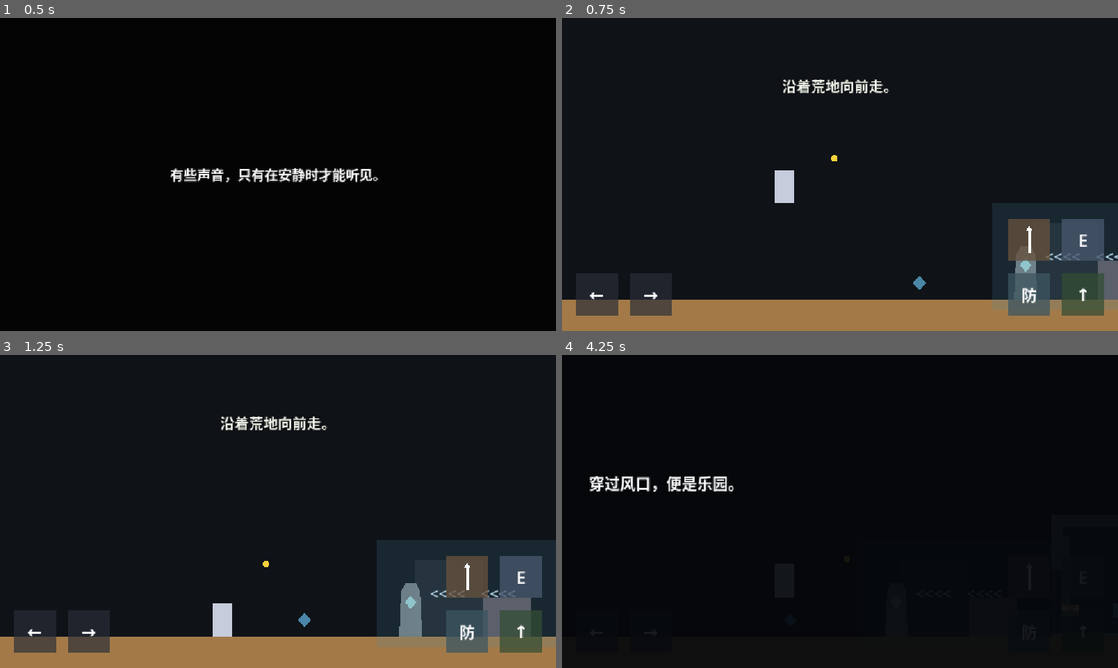
Above: before the commit, frames 1-4 (two rows, left to right).
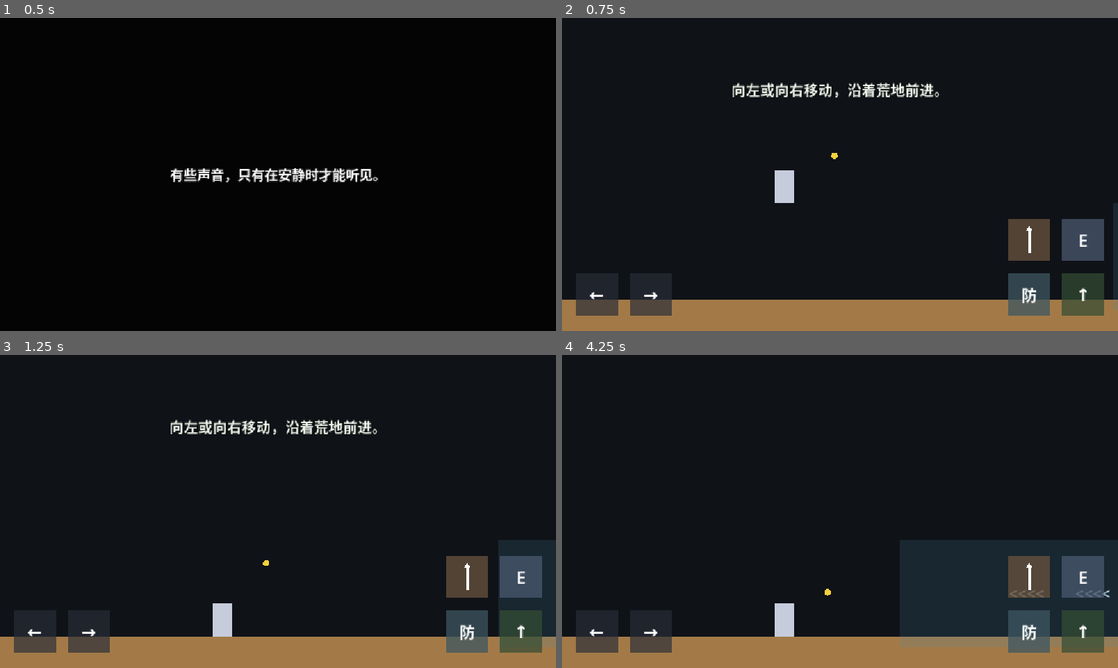
Above: after the commit, the same moments.

Repository: wenshuchuan0101-lab/A-Gift-for-the-land
Game: Godot game, scene res://Opening.tscn
Two runs of this game, one before a commit and one after it. Both use one fixed random seed, a clock stepped at 60 frames per second and the inputs below.
Inputs (mouse positions are in pixels of both pictures, inside the frame that each line leads up to):
- Up to frame 1 (0.5 s): no input
- Up to frame 2 (0.75 s): tap Enter at 0.5 s; move the mouse to (962, 158) at 0.52 s; hold D (move_right) from 0.53 s (still down); tap Q (anchor) at 0.6 s; click (962, 158) at 0.67 s
- Up to frame 3 (1.25 s): keep holding D (move_right); tap Space (jump) at 0.77 s
- Up to frame 4 (4.25 s): move the mouse to (728, 527) at 1.27 s; tap Shift (defend) at 1.35 s; tap Space (jump) at 1.52, 3.02, 3.77 s; move the mouse to (895, 442) at 2.02 s; release D (move_right) at 2.03 s; hold A (move_left) 2.03-2.78 s; tap E (interact) at 2.1 s; move the mouse to (812, 574) at 2.77 s; hold D (move_right) from 2.78 s (still down); tap Q (anchor) at 2.85 s; click (812, 574) at 2.92 s; move the mouse to (1006, 558) at 3.52 s; hold Shift (defend) from 3.53 s (still down)

Frame 1 is identical in both runs. In frame 2, 5.3% of the frame differs, in the area x 30-100%, y 19-90%; in frame 3, 6.8%; in frame 4, 24%, in the area x 0-100%, y 38-100%.

Commit message:
优化第一章前半段教学节奏

Diff:
--- a/Demo_Level.tscn
+++ b/Demo_Level.tscn
@@ -12,7 +12,7 @@
 [ext_resource type="Script" path="res://level_flow_controller.gd" id="10_level_flow"]
 
 [sub_resource type="RectangleShape2D" id="RectangleShape2D_ground"]
-size = Vector2(4400, 80)
+size = Vector2(11000, 80)
 
 [sub_resource type="RectangleShape2D" id="RectangleShape2D_mobile_button"]
 size = Vector2(88, 88)
@@ -52,7 +52,7 @@
 shape = SubResource("RectangleShape2D_ground")
 
 [node name="GroundVisual" type="Polygon2D" parent="Ground"]
-polygon = PackedVector2Array(-2200, -40, 2200, -40, 2200, 40, -2200, 40)
+polygon = PackedVector2Array(-5500, -40, 5500, -40, 5500, 40, -5500, 40)
 color = Color(0.64, 0.48, 0.28, 1)
 
 [node name="PlayerSpawn" type="Marker2D" parent="."]
@@ -61,7 +61,7 @@
 [node name="Player" parent="PlayerSpawn" instance=ExtResource("1_player")]
 
 [node name="SeedTarget" type="Marker2D" parent="."]
-position = Vector2(2420, 525)
+position = Vector2(5350, 525)
 
 [node name="Visual" type="Polygon2D" parent="SeedTarget"]
 polygon = PackedVector2Array(0, -10, 10, 0, 0, 10, -10, 0)
@@ -82,22 +82,22 @@
 wind_zone_path = NodePath("../../WindZone")
 
 [node name="GrassGrid01" parent="GrassArea" instance=ExtResource("7_grass_grid")]
-position = Vector2(2070, 548)
+position = Vector2(5000, 548)
 seed_path = NodePath("../../Seed")
 energy_reward = 20.0
 
 [node name="GrassGrid02" parent="GrassArea" instance=ExtResource("7_grass_grid")]
-position = Vector2(2220, 548)
+position = Vector2(5150, 548)
 seed_path = NodePath("../../Seed")
 energy_reward = 20.0
 
 [node name="GrassGrid03" parent="GrassArea" instance=ExtResource("7_grass_grid")]
-position = Vector2(2370, 548)
+position = Vector2(5300, 548)
 seed_path = NodePath("../../Seed")
 energy_reward = 20.0
 
 [node name="MapPoint" type="Area2D" parent="."]
-position = Vector2(900, 525)
+position = Vector2(2750, 525)
 collision_layer = 0
 collision_mask = 1
 monitoring = true
@@ -113,24 +113,24 @@
 color = Color(0.32, 0.58, 0.72, 0.9)
 
 [node name="TotemMemory" parent="." instance=ExtResource("8_totem_memory")]
-position = Vector2(1120, 560)
+position = Vector2(2500, 560)
 player_path = NodePath("../PlayerSpawn/Player")
 mobile_controls_path = NodePath("../MobileControls")
 memory_duration = 4.0
 
 [node name="WindZone" parent="." instance=ExtResource("4_wind_zone")]
-position = Vector2(1250, 470)
+position = Vector2(1700, 470)
 
 [node name="RockCover" parent="." instance=ExtResource("5_rock_cover")]
-position = Vector2(1320, 520)
+position = Vector2(2000, 520)
 
 [node name="AbandonedHouse" parent="." instance=ExtResource("6_abandoned_house")]
-position = Vector2(1700, 560)
+position = Vector2(3400, 560)
 
 [node name="StageTriggers" type="Node2D" parent="."]
 
 [node name="WindStageTrigger" type="Area2D" parent="StageTriggers"]
-position = Vector2(1050, 470)
+position = Vector2(1340, 470)
 collision_layer = 0
 collision_mask = 1
 monitoring = true
@@ -138,31 +138,41 @@
 [node name="CollisionShape2D" type="CollisionShape2D" parent="StageTriggers/WindStageTrigger"]
 shape = SubResource("RectangleShape2D_stage_trigger")
 
-[node name="HouseStageTrigger" type="Area2D" parent="StageTriggers"]
-position = Vector2(1480, 470)
+[node name="ShelterStageTrigger" type="Area2D" parent="StageTriggers"]
+position = Vector2(1910, 470)
 collision_layer = 0
 collision_mask = 1
 monitoring = true
 
-[node name="CollisionShape2D" type="CollisionShape2D" parent="StageTriggers/HouseStageTrigger"]
+[node name="CollisionShape2D" type="CollisionShape2D" parent="StageTriggers/ShelterStageTrigger"]
 shape = SubResource("RectangleShape2D_stage_trigger")
 
-[node name="GrassStageTrigger" type="Area2D" parent="StageTriggers"]
-position = Vector2(2040, 470)
+[node name="ToolsStageTrigger" type="Area2D" parent="StageTriggers"]
+position = Vector2(3200, 470)
 collision_layer = 0
 collision_mask = 1
 monitoring = true
 
-[node name="CollisionShape2D" type="CollisionShape2D" parent="StageTriggers/GrassStageTrigger"]
+[node name="CollisionShape2D" type="CollisionShape2D" parent="StageTriggers/ToolsStageTrigger"]
+shape = SubResource("RectangleShape2D_stage_trigger")
+
+[node name="RepairStageTrigger" type="Area2D" parent="StageTriggers"]
+position = Vector2(4110, 470)
+collision_layer = 0
+collision_mask = 1
+monitoring = true
+
+[node name="CollisionShape2D" type="CollisionShape2D" parent="StageTriggers/RepairStageTrigger"]
 shape = SubResource("RectangleShape2D_stage_trigger")
 
 [node name="LevelFlowController" type="Node" parent="."]
 script = ExtResource("10_level_flow")
 wind_trigger_path = NodePath("../StageTriggers/WindStageTrigger")
-house_trigger_path = NodePath("../StageTriggers/HouseStageTrigger")
-grass_trigger_path = NodePath("../StageTriggers/GrassStageTrigger")
-prompt_label_path = NodePath("../StagePromptUI/PromptLabel")
-prompt_duration = 2.5
+shelter_trigger_path = NodePath("../StageTriggers/ShelterStageTrigger")
+tools_trigger_path = NodePath("../StageTriggers/ToolsStageTrigger")
+repair_trigger_path = NodePath("../StageTriggers/RepairStageTrigger")
+tutorial_text_path = NodePath("../TutorialUI/TutorialText")
+prompt_duration = 3.0
 
 [node name="PromptTimer" type="Timer" parent="LevelFlowController"]
 one_shot = true
@@ -393,18 +403,18 @@
 horizontal_alignment = 1
 vertical_alignment = 1
 
-[node name="StagePromptUI" type="CanvasLayer" parent="."]
+[node name="TutorialUI" type="CanvasLayer" parent="."]
 layer = 14
 
-[node name="PromptLabel" type="Label" parent="StagePromptUI"]
+[node name="TutorialText" type="Label" parent="TutorialUI"]
 visible = false
 layout_mode = 1
 anchors_preset = 10
 anchor_right = 1.0
 offset_left = 160.0
-offset_top = 112.0
+offset_top = 96.0
 offset_right = -160.0
-offset_bottom = 168.0
+offset_bottom = 200.0
 grow_horizontal = 2
 mouse_filter = 2
 theme_override_colors/font_color = Color(0.94, 0.96, 0.92, 1)
@@ -413,6 +423,7 @@
 theme_override_font_sizes/font_size = 30
 horizontal_alignment = 1
 vertical_alignment = 1
+autowrap_mode = 2
 
 [node name="LetterUI" type="CanvasLayer" parent="."]
 layer = 25
--- a/WindZone.tscn
+++ b/WindZone.tscn
@@ -3,7 +3,7 @@
 [ext_resource type="Script" path="res://wind_zone.gd" id="1_wind_zone"]
 
 [sub_resource type="RectangleShape2D" id="RectangleShape2D_wind_zone"]
-size = Vector2(400, 220)
+size = Vector2(800, 220)
 
 [node name="WindZone" type="Area2D"]
 collision_layer = 0
@@ -17,17 +17,17 @@
 shape = SubResource("RectangleShape2D_wind_zone")
 
 [node name="Visual" type="Polygon2D" parent="."]
-polygon = PackedVector2Array(-200, -110, 200, -110, 200, 110, -200, 110)
+polygon = PackedVector2Array(-400, -110, 400, -110, 400, 110, -400, 110)
 color = Color(0.28, 0.55, 0.68, 0.18)
 
 [node name="DirectionLabel" type="Label" parent="."]
-offset_left = -180.0
+offset_left = -360.0
 offset_top = -30.0
-offset_right = 180.0
+offset_right = 360.0
 offset_bottom = 30.0
 mouse_filter = 2
 theme_override_colors/font_color = Color(0.78, 0.92, 1, 0.92)
 theme_override_font_sizes/font_size = 32
-text = "<<<<    <<<<"
+text = "<<<<        <<<<        <<<<"
 horizontal_alignment = 1
 vertical_alignment = 1
--- a/level_flow_controller.gd
+++ b/level_flow_controller.gd
@@ -1,39 +1,47 @@
 extends Node
 
-enum Stage {
-	START,
+enum TutorialStage {
+	MOVE,
 	WIND,
-	HOUSE,
-	GRASS,
+	SHELTER,
+	TOOLS,
+	REPAIR,
 }
 
-const START_MESSAGE := "沿着荒地向前走。"
-const WIND_MESSAGE := "风越来越强了。"
-const HOUSE_MESSAGE := "这里似乎有人生活过。"
-const GRASS_MESSAGE := "土地正在恢复。"
+const MOVE_MESSAGE := "向左或向右移动，沿着荒地前进。"
+const WIND_MESSAGE := "风开始推动你。\n寻找可以躲避的地方。"
+const SHELTER_MESSAGE := "巨石挡住了风。"
+const TOOLS_MESSAGE := "这里留下了过去的工具。"
+const REPAIR_MESSAGE := "土地还能恢复。"
 
 @export var wind_trigger_path: NodePath
-@export var house_trigger_path: NodePath
-@export var grass_trigger_path: NodePath
-@export var prompt_label_path: NodePath
-@export_range(0.5, 10.0, 0.1) var prompt_duration: float = 2.5
+@export var shelter_trigger_path: NodePath
+@export var tools_trigger_path: NodePath
+@export var repair_trigger_path: NodePath
+@export var tutorial_text_path: NodePath
+@export_range(0.5, 10.0, 0.1) var prompt_duration: float = 3.0
 
 @onready var prompt_timer: Timer = $PromptTimer
 
-var prompt_label: Label
-var current_stage: Stage = Stage.START
+var tutorial_text: Label
+var current_stage: TutorialStage = TutorialStage.MOVE
 
 
 func _ready() -> void:
-	prompt_label = get_node_or_null(prompt_label_path) as Label
+	tutorial_text = get_node_or_null(tutorial_text_path) as Label
 	prompt_timer.timeout.connect(_hide_prompt)
-	_connect_stage_trigger(wind_trigger_path, Stage.WIND, WIND_MESSAGE)
-	_connect_stage_trigger(house_trigger_path, Stage.HOUSE, HOUSE_MESSAGE)
-	_connect_stage_trigger(grass_trigger_path, Stage.GRASS, GRASS_MESSAGE)
-	_show_prompt(START_MESSAGE)
+	_connect_stage_trigger(wind_trigger_path, TutorialStage.WIND, WIND_MESSAGE)
+	_connect_stage_trigger(shelter_trigger_path, TutorialStage.SHELTER, SHELTER_MESSAGE)
+	_connect_stage_trigger(tools_trigger_path, TutorialStage.TOOLS, TOOLS_MESSAGE)
+	_connect_stage_trigger(repair_trigger_path, TutorialStage.REPAIR, REPAIR_MESSAGE)
+	_show_prompt(MOVE_MESSAGE)
 
 
-func _connect_stage_trigger(trigger_path: NodePath, stage: Stage, message: String) -> void:
+func _connect_stage_trigger(
+	trigger_path: NodePath,
+	stage: TutorialStage,
+	message: String
+) -> void:
 	var trigger := get_node_or_null(trigger_path) as Area2D
 	if trigger != null:
 		trigger.body_entered.connect(
@@ -43,7 +51,7 @@
 
 func _on_stage_trigger_body_entered(
 	body: Node2D,
-	next_stage: Stage,
+	next_stage: TutorialStage,
 	message: String,
 	trigger: Area2D
 ) -> void:
@@ -56,13 +64,13 @@
 
 
 func _show_prompt(message: String) -> void:
-	if prompt_label == null:
+	if tutorial_text == null:
 		return
-	prompt_label.text = message
-	prompt_label.visible = true
+	tutorial_text.text = message
+	tutorial_text.visible = true
 	prompt_timer.start(prompt_duration)
 
 
 func _hide_prompt() -> void:
-	if prompt_label != null:
-		prompt_label.visible = false
+	if tutorial_text != null:
+		tutorial_text.visible = false
--- a/wind_zone.gd
+++ b/wind_zone.gd
@@ -2,8 +2,8 @@
 
 const NORMAL_ZONE_COLOR := Color(0.28, 0.55, 0.68, 0.18)
 const REDUCED_ZONE_COLOR := Color(0.24, 0.5, 0.34, 0.14)
-const NORMAL_DIRECTION_TEXT := "<<<<    <<<<"
-const REDUCED_DIRECTION_TEXT := "<<      <<"
+const NORMAL_DIRECTION_TEXT := "<<<<        <<<<        <<<<"
+const REDUCED_DIRECTION_TEXT := "<<          <<          <<"
 
 @export var wind_direction: Vector2 = Vector2.LEFT
 @export var wind_force: float = 120.0
